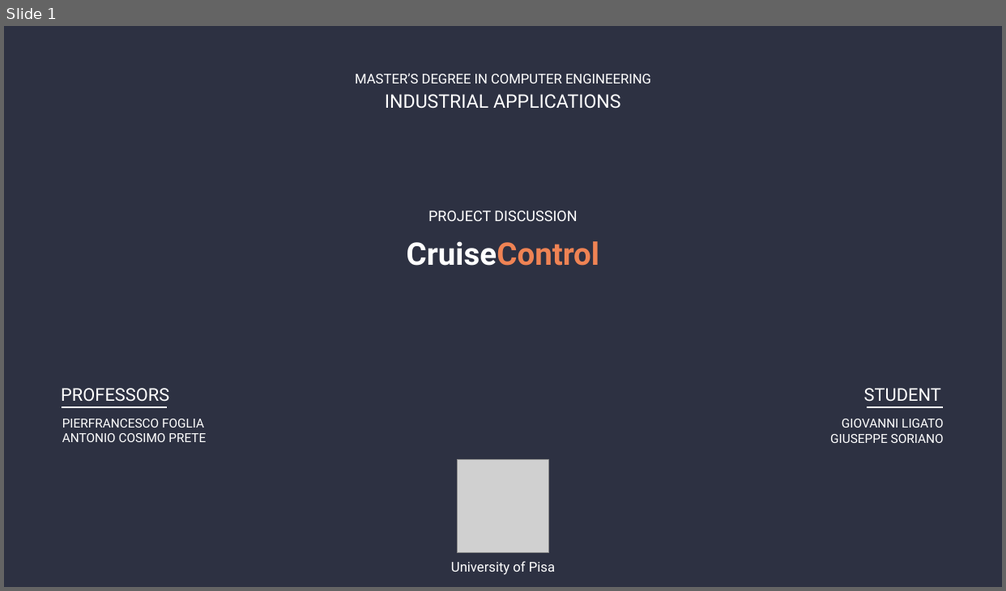
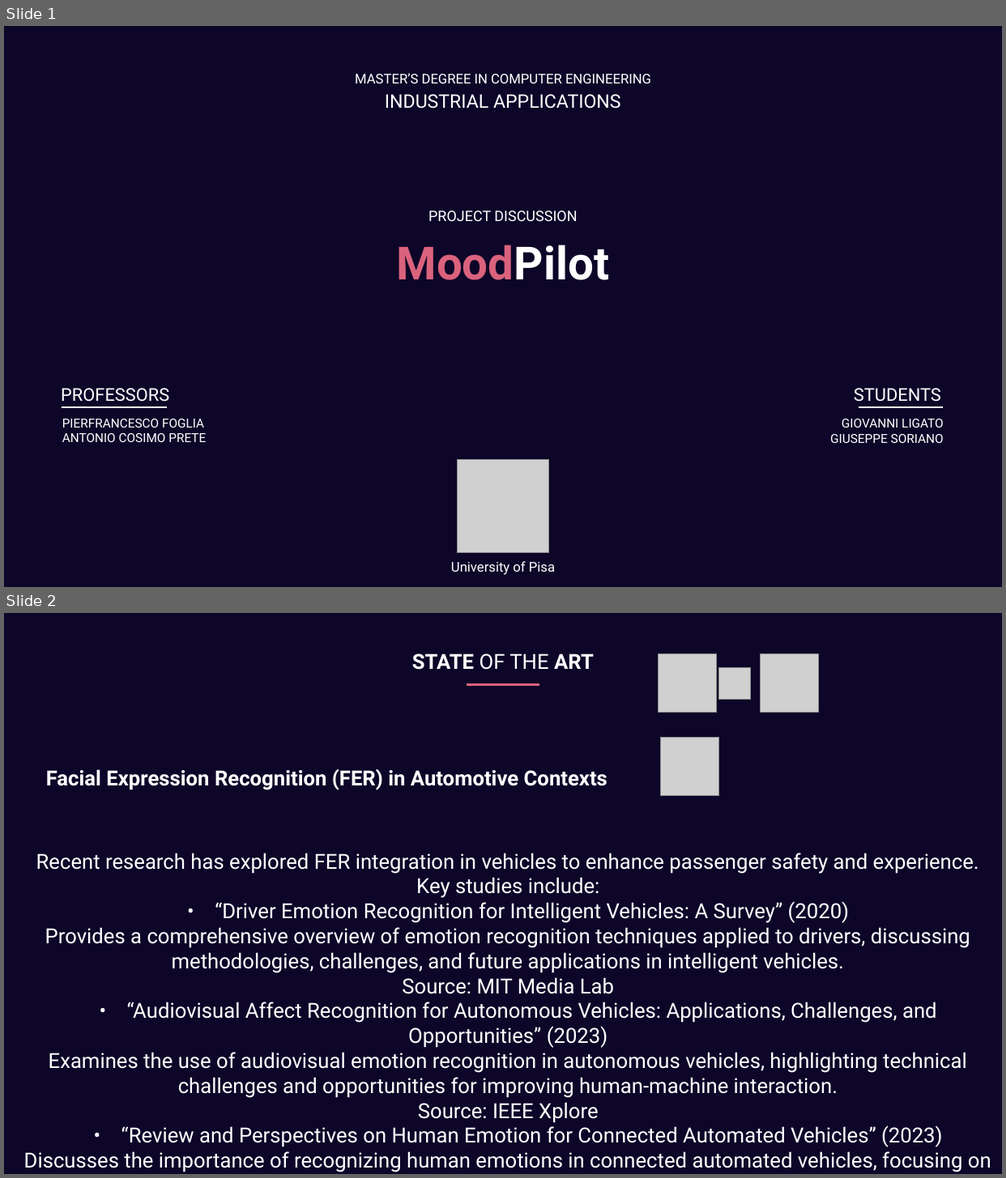
Before and after one commit to GiuseppeSoriano/MoodPilot, a slide deck: Idea/Idea_Presentation.pptx. Shown one above the other, each under a label of ours: slide 1 before the commit, slides 1 and 2 after it. The pictures are 1006x591 and 1006x1178 pixels, drawn with LibreOffice and Linux fonts; fonts in the diff are those of the drawing; grey boxes stand for pictures. Boxes give left, top, right and bottom in pixels: in the first picture for what was removed or moved away, otherwise in the second. Text is boxed around its words. In the diff, an @@ line names an element or a change of style, - is before the commit and + after.

```diff
--- a/Idea/Idea_Presentation.pptx
+++ b/Idea/Idea_Presentation.pptx
@@ slide 2 added at box(4, 613, 1002, 1174), background #0D0628 @@
@@ text added at box(412, 653, 594, 670), 20 pt, text #FFFFFF, bold @@
+STATE OF THE ART
@@ picture added at box(658, 654, 717, 713) @@
@@ picture added at box(760, 654, 819, 713) @@
@@ line added from (467, 685) to (539, 685), #DA627D 2.25 pt @@
@@ picture added at box(720, 667, 750, 698) @@
@@ picture added at box(661, 737, 720, 796) @@
@@ text added at box(46, 769, 607, 790), 20 pt, text #FFFFFF, bold @@
+Facial Expression Recognition (FER) in Automotive Contexts
@@ text added at box(24, 853, 991, 1173), 20 pt, text #FFFFFF @@
+Recent research has explored FER integration in vehicles to enhance passenger safety and experience. Key studies include:
+• “Driver Emotion Recognition for Intelligent Vehicles: A Survey” (2020)
+Provides a comprehensive overview of emotion recognition techniques applied to drivers, discussing methodologies, challenges, and future applications in intelligent vehicles.
+Source: MIT Media Lab
+• “Audiovisual Affect Recognition for Autonomous Vehicles: Applications, Challenges, and Opportunities” (2023)
+Examines the use of audiovisual emotion recognition in autonomous vehicles, highlighting technical challenges and opportunities for improving human-machine interaction.
+Source: IEEE Xplore
+• “Review and Perspectives on Human Emotion for Connected Automated Vehicles” (2023)
+Discusses the importance of recognizing human emotions in connected automated vehicles, focusing on implications for passenger safety and experience.
+Source: Springer Link
@@ slide 1 changed as well @@
@@ background #2D3142 to #0D0628 @@
@@ text at box(397, 245, 610, 280): text changed; size 30 to 44 pt; text colour #EF8354 to #FFFFFF @@
-CruiseControl
+MoodPilot
@@ text at box(854, 388, 941, 402): text changed @@
-STUDENT
+STUDENTS
@@ line moved from (867, 408) - (944, 408) to (859, 408) - (944, 408) @@
```
Also in this commit, not shown: 2 other slides added, 1 slide removed, 7 other files.
